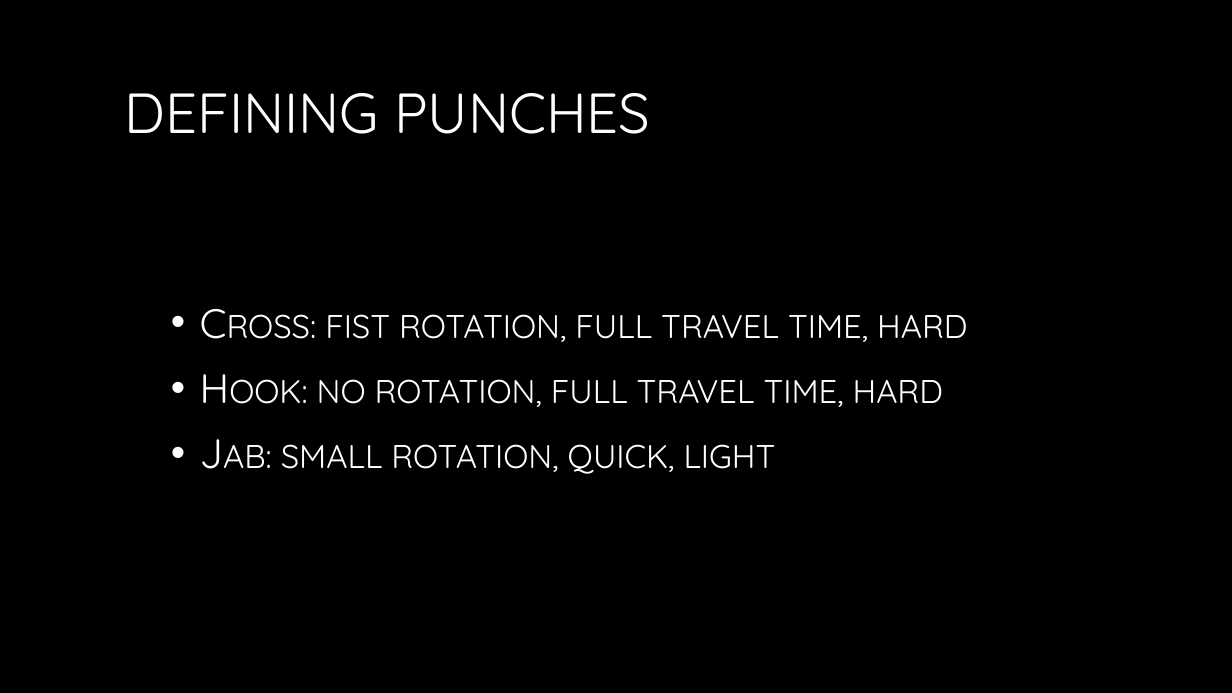
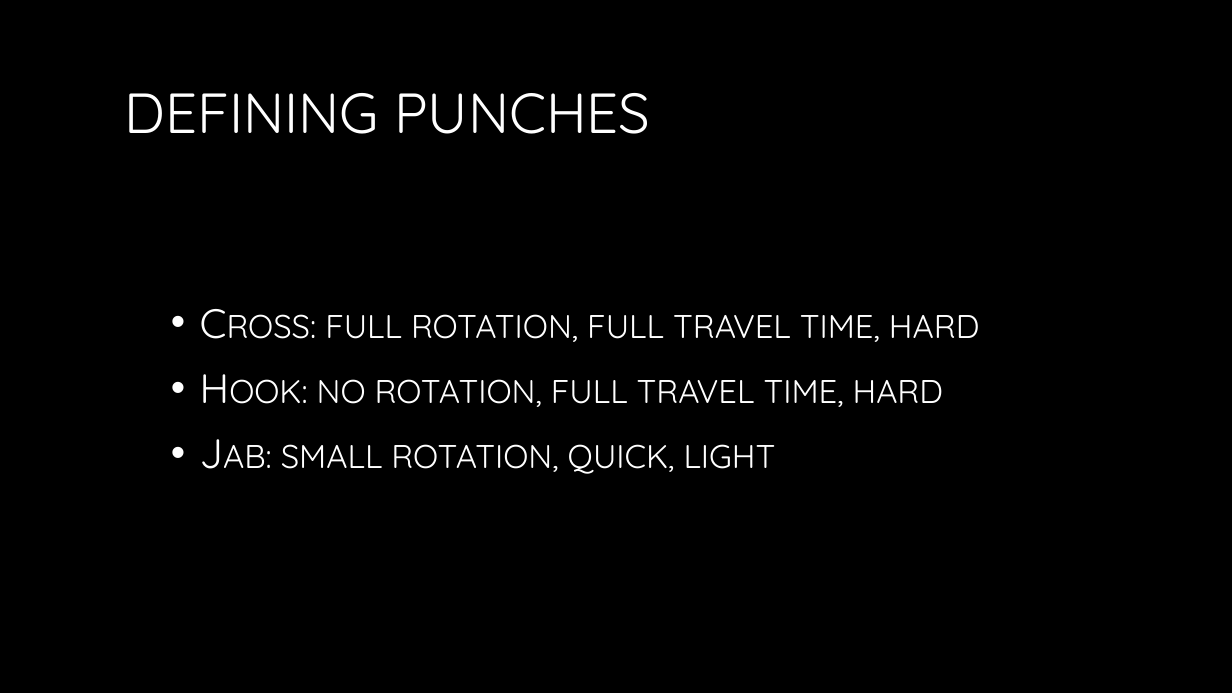
Before and after one commit to andrewdpham3/BoxingWearable, a slide deck: slide 5 of Boxing Wearable.pptx. Drawn at 1232x693 pixels with LibreOffice and Linux fonts; fonts in the diff are those of the drawing; background and template pictures are left out. Boxes give left, top, right and bottom in pixels: in the first picture for what was removed or moved away, otherwise in the second. Text is boxed around its words. In the diff, an @@ line names an element or a change of style, - is before the commit and + after.

```diff
--- a/Boxing Wearable.pptx
+++ b/Boxing Wearable.pptx
@@ text at (x1=325, y1=314, x2=979, y2=342): text changed @@
-  • Cross: fist rotation, full travel time, hard
+  • Cross: full rotation, full travel time, hard
```
Also in this commit, not shown: 1 other slide changed.
